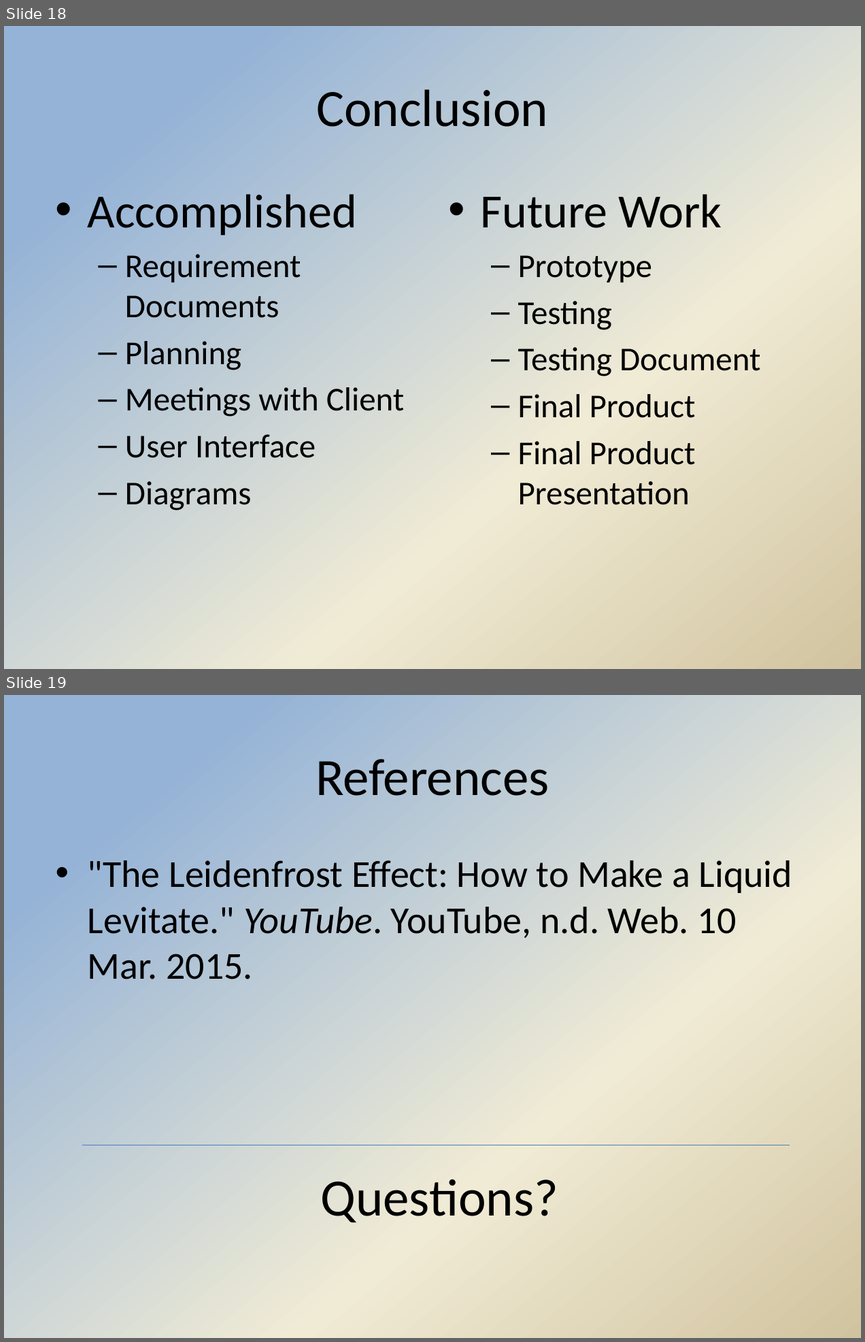
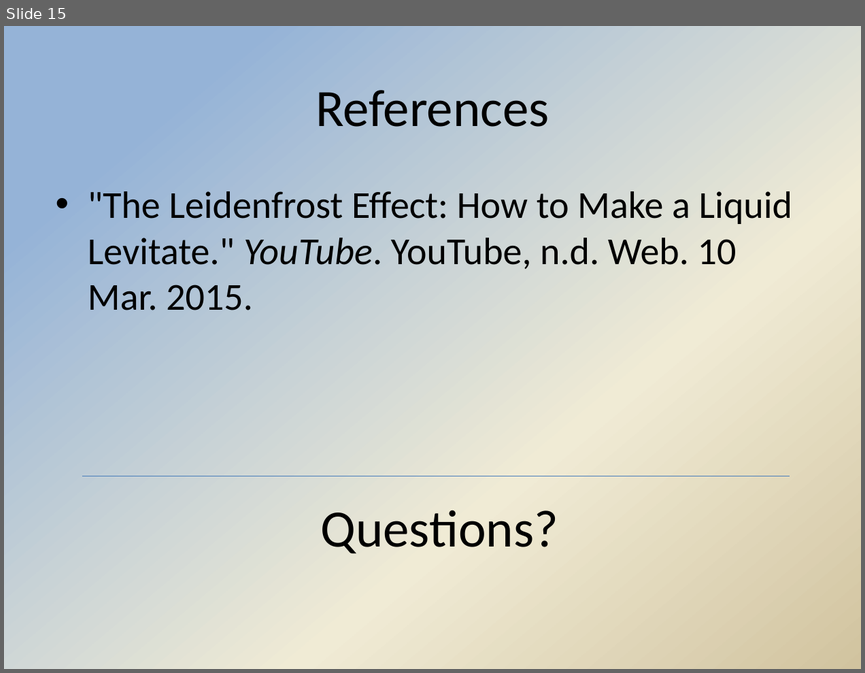
Before and after one commit to Hdtran89/ImageProcessing, a slide deck: A Team Documents/Final presentation.pptx. Shown one above the other, each under a label of ours: slides 18 and 19 before the commit, slide 15 after it. The pictures are 865x1342 and 865x673 pixels, drawn with LibreOffice and Linux fonts; fonts in the diff are those of the drawing; background and template pictures are left out. Boxes give left, top, right and bottom in pixels: in the first picture for what was removed or moved away, otherwise in the second. Text is boxed around its words. In the diff, an @@ line names an element or a change of style, - is before the commit and + after.

```diff
--- a/A Team Documents/Final presentation.pptx
+++ b/A Team Documents/Final presentation.pptx
@@ slide 18 removed at [4,26,861,669], background gradient #95B3D7 to #F0EBD5 to #D1C39F @@
@@ title removed at [316,89,548,127] @@
-Conclusion
@@ text removed at [88,194,404,510] @@
-• Accomplished
-  – Requirement Documents
-  – Planning
-  – Meetings with Client
-  – User Interface
-  – Diagrams
@@ text removed at [480,194,760,505] @@
-• Future Work
-  – Prototype
-  – Testing
-  – Testing Document
-  – Final Product
-  – Final Product Presentation
@@ what was slide 19 is now slide 15 @@
```
Also in this commit, not shown: 1 slide changed, 9 slides added, 13 other slides removed.
